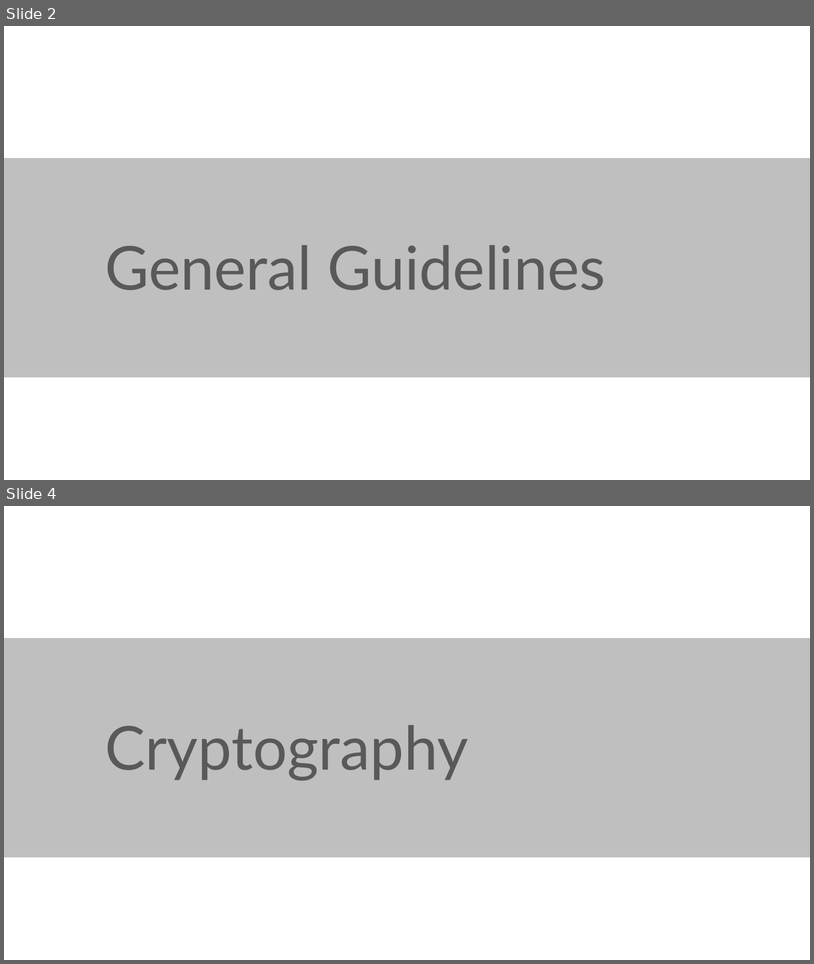
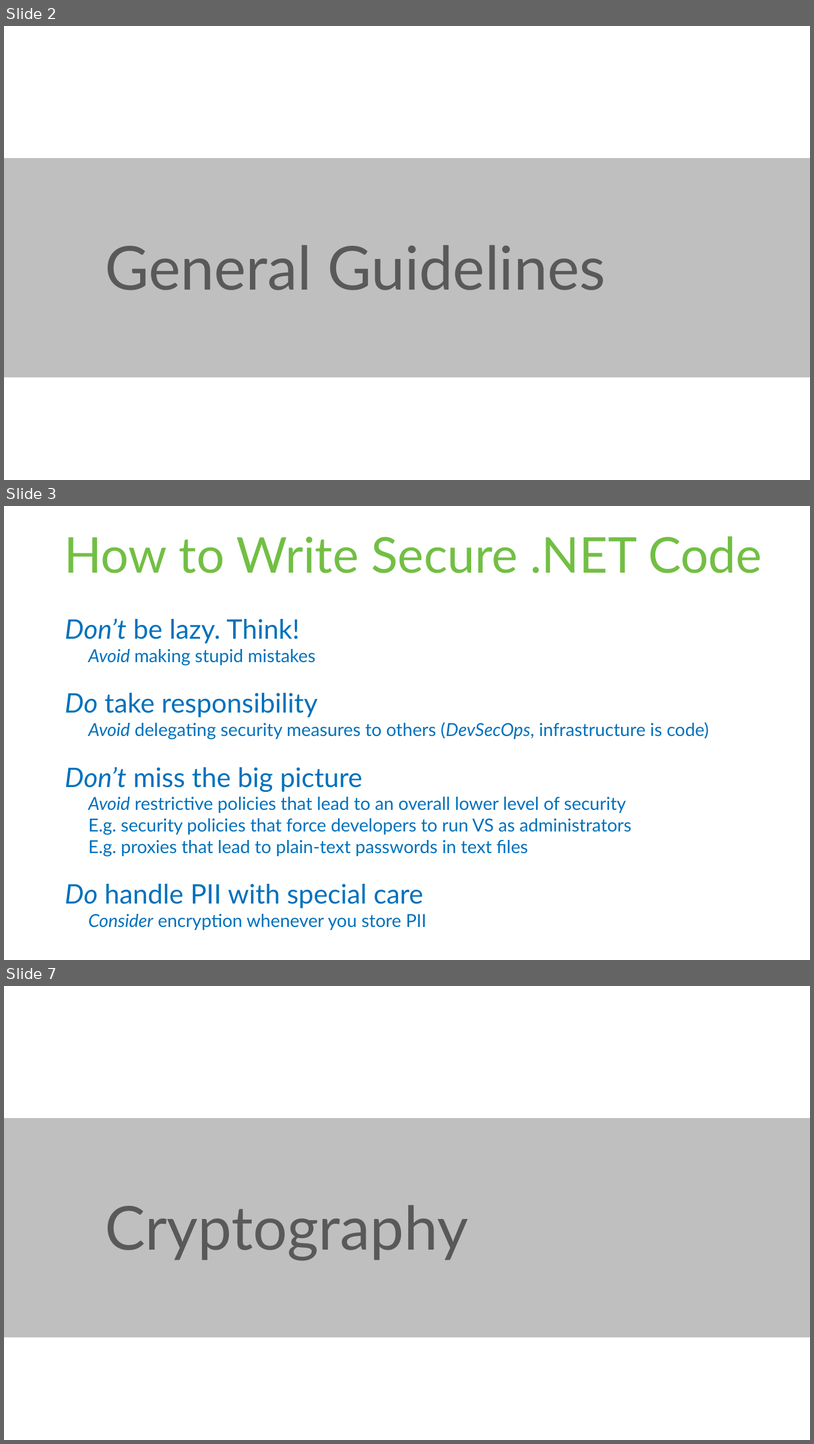
Before and after one commit to rstropek/SecureCodingDotNet, a slide deck: Slides/Secure-Coding-Dot-Net.pptx. Shown one above the other, each under a label of ours: slides 2 and 4 before the commit, slides 2, 3 and 7 after it; the slides between them are not shown. The pictures are 814x964 and 814x1444 pixels, drawn with LibreOffice and Linux fonts; fonts in the diff are those of the drawing. Boxes give left, top, right and bottom in pixels: in the first picture for what was removed or moved away, otherwise in the second. Text is boxed around its words. In the diff, an @@ line names an element or a change of style, - is before the commit and + after.

```diff
--- a/Slides/Secure-Coding-Dot-Net.pptx
+++ b/Slides/Secure-Coding-Dot-Net.pptx
@@ slide 3 added at [4, 506, 810, 960], background #FFFFFF @@
@@ title added at [64, 536, 762, 573], 44 pt, text #72BF44 @@
+How to Write Secure .NET Code
@@ text added at [65, 618, 709, 930], 16 pt, text #0071BC @@
+Don’t be lazy. Think!
+  Avoid making stupid mistakes
+Do take responsibility
+  Avoid delegating security measures to others (DevSecOps, infrastructure is code)
+Don’t miss the big picture
+  Avoid restrictive policies that lead to an overall lower level of security
+  E.g. security policies that force developers to run VS as administrators
+  E.g. proxies that lead to plain-text passwords in text files
+Do handle PII with special care
+  Consider encryption whenever you store PII
@@ what was slide 4 is now slide 7 @@
```
Also in this commit, not shown: 1 slide changed, 22 other slides added, 1 slide removed, 1 other file.
